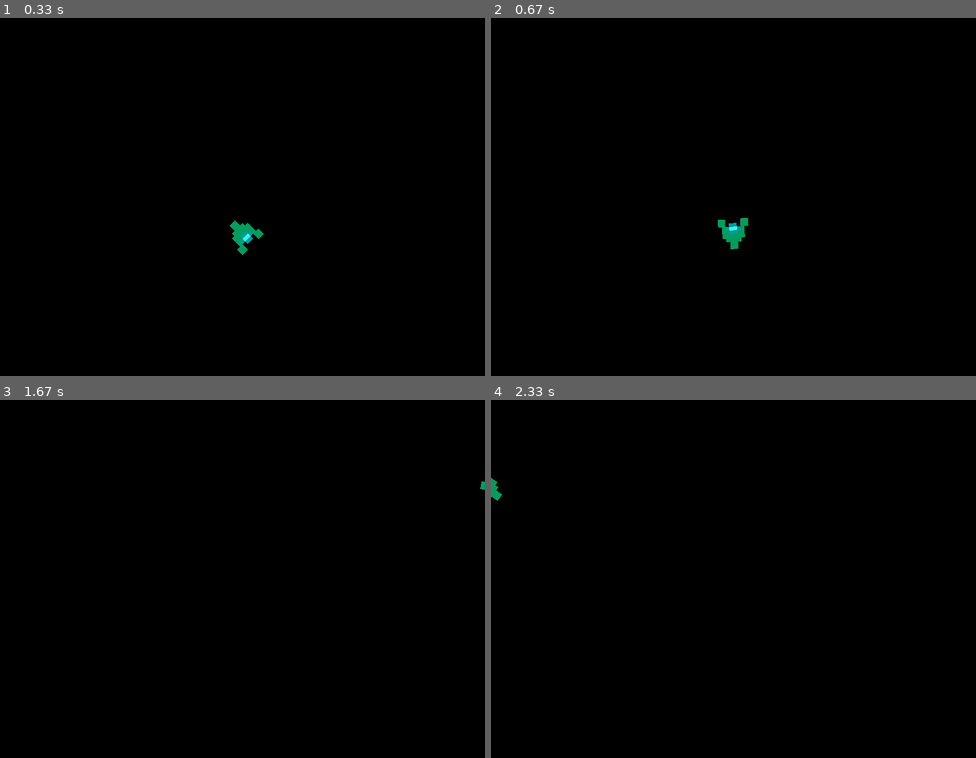
Above: before the commit, frames 1-4 (two rows, left to right).
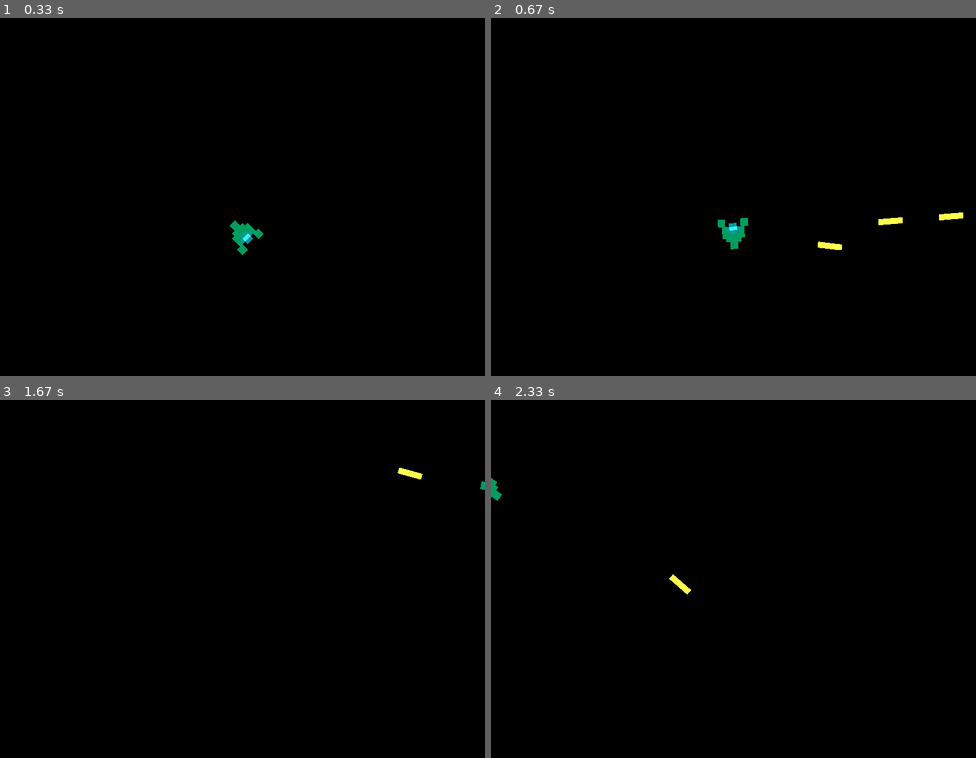
Above: after the commit, the same moments.

Repository: Yu266426/Hack-Club
Game: pygame game, started from Example/main.py
Two runs of this game, one before a commit and one after it. Both use one fixed random seed, a clock stepped at 60 frames per second and the inputs below.
Inputs (mouse positions are in pixels of both pictures, inside the frame that each line leads up to):
- Up to frame 1 (0.33 s): no input
- Up to frame 2 (0.67 s): press the mouse at (888, 222) at 0.37 s; move the mouse to (811, 243) at 0.47 s; release the mouse at (733, 265) at 0.6 s
- Up to frame 3 (1.67 s): hold D 0.67-1.13 s; click (126, 618) at 0.75 s; hold W 1.17-1.47 s; click (92, 729) at 1.25 s; hold D from 1.5 s (still down); click (315, 446) at 1.58 s
- Up to frame 4 (2.33 s): release D at 1.97 s; hold A from 2 s (still down); click (outside the picture) at 2.08 s

Frame 1 is identical in both runs. In frame 2, 0.3% of the frame differs, in the area x 67-98%, y 54-65%; in frame 3, less than 0.1%; in frame 4, less than 0.1%.

Commit message:
Added lasers

Diff:
--- a/Example/images.py
+++ b/Example/images.py
@@ -5,3 +5,4 @@
 from files import ASSET_DIR
 
 PLAYER_IMAGE = pygame.image.load(os.path.join(ASSET_DIR, "player.png"))
+LASER_IMAGE = pygame.image.load(os.path.join(ASSET_DIR, "laser.png"))
--- /dev/null
+++ b/Example/laser.py
@@ -0,0 +1,21 @@
+from pygame import Vector2
+
+from image import Image
+from images import LASER_IMAGE
+
+
+class Laser:
+	def __init__(self, pos, angle):
+		self.pos = Vector2(pos)
+
+		self.image = Image(LASER_IMAGE, (40, 10), angle)
+		self.rect = self.image.get_rect(self.pos)
+
+		self.movement = Vector2(20, 0).rotate(-angle)
+
+	def update(self):
+		self.pos += self.movement
+		self.rect.center = self.pos
+
+	def draw(self, screen):
+		self.image.draw(screen, self.rect)
--- a/Example/main.py
+++ b/Example/main.py
@@ -1,11 +1,18 @@
 import pygame
 
+from laser import Laser
 from player import Player
+from timer import Timer
 
 screen = pygame.display.set_mode((800, 800))
+screen_rect = screen.get_rect()
+
 clock = pygame.time.Clock()
 
 player = Player()
+
+laser_cooldown = Timer(0.08, True)
+lasers = []
 
 running = True
 while running:
@@ -19,12 +26,27 @@
 			if event.key == pygame.K_ESCAPE:
 				running = False
 
+	mouse_pressed = pygame.mouse.get_pressed()
+
 	# Updates
 	player.update()
+
+	if mouse_pressed[0] and laser_cooldown.update():
+		lasers.append(Laser(player.pos, player.image.angle))
+		laser_cooldown.start_timer()
+
+	for laser in lasers:
+		laser.update()
+
+		if not screen_rect.contains(laser.rect):
+			lasers.remove(laser)
 
 	# Drawing
 	screen.fill("black")
 
+	for laser in lasers:
+		laser.draw(screen)
+
 	player.draw(screen)
 
 	pygame.display.update()
--- /dev/null
+++ b/Example/timer.py
@@ -0,0 +1,16 @@
+class Timer:
+	def __init__(self, time, start_on):
+		self.time = time
+
+		self.timer = 0 if start_on else time
+
+	def start_timer(self):
+		self.timer = self.time
+
+	def update(self, delta_time=1 / 60):
+		self.timer -= delta_time
+
+		if self.timer <= 0:
+			return True
+		else:
+			return
Binary file added: Example/assets/laser.png
Not shown, changed: Space Shooter/.DS_Store
Not shown, changed: Space Shooter/data/.DS_Store
